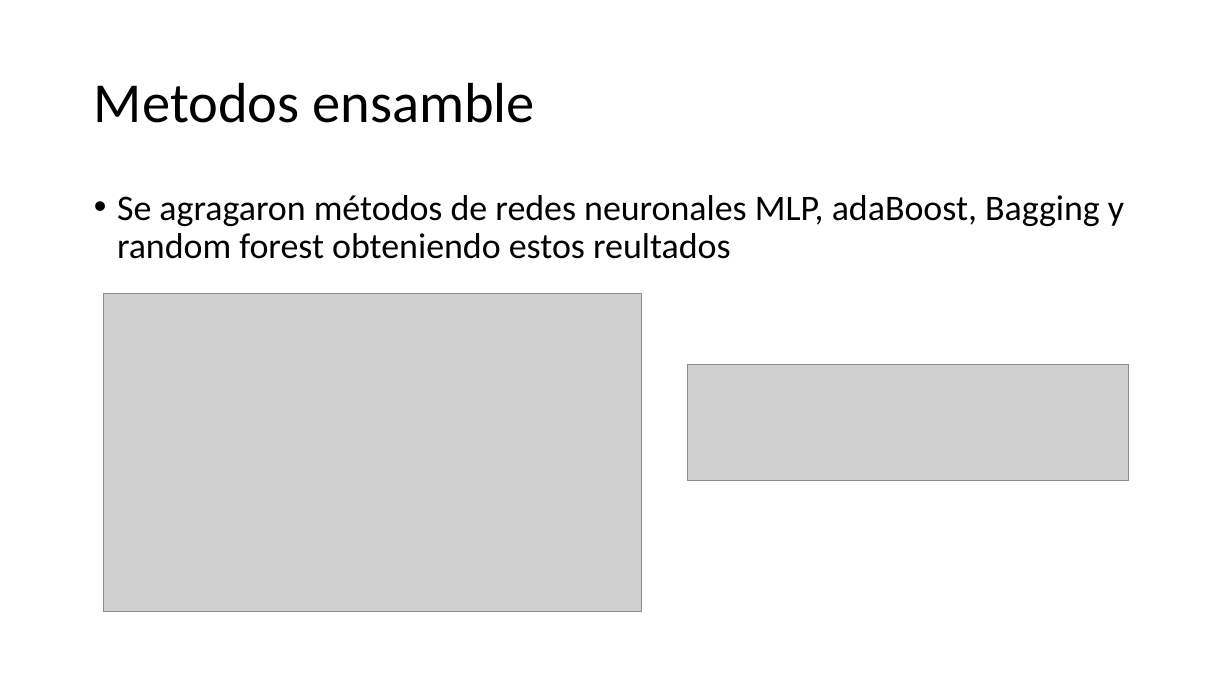
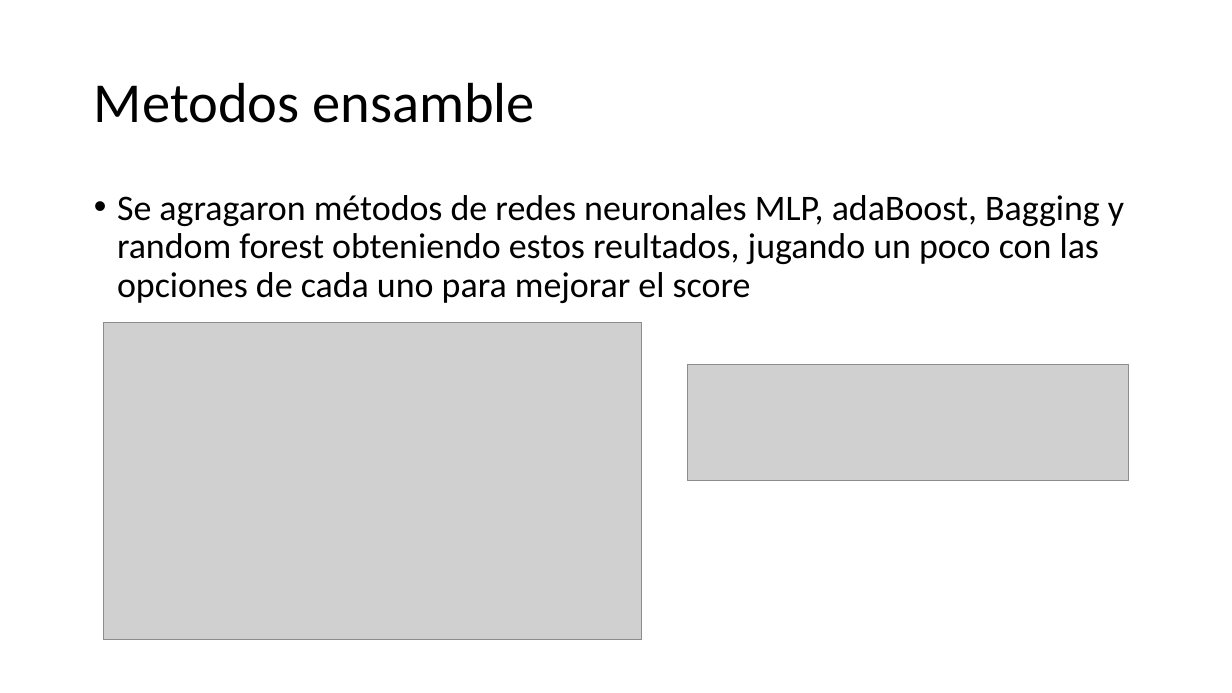
Before and after one commit to alfonsocv12/AILaSalleClass2019, a slide deck: slide 10 of practica2/documentacion.pptx (slide 8 before the commit). Drawn at 1232x693 pixels with LibreOffice and Linux fonts; fonts in the diff are those of the drawing; grey boxes stand for pictures. Boxes give left, top, right and bottom in pixels: in the first picture for what was removed or moved away, otherwise in the second. Text is boxed around its words. In the diff, an @@ line names an element or a change of style, - is before the commit and + after.

```diff
--- a/practica2/documentacion.pptx
+++ b/practica2/documentacion.pptx
@@ text at (117,195,1124,303): text changed @@
-• Se agragaron métodos de redes neuronales MLP, adaBoost, Bagging y random forest obteniendo estos reultados
+• Se agragaron métodos de redes neuronales MLP, adaBoost, Bagging y random forest obteniendo estos reultados, jugando un poco con las opciones de cada uno para mejorar el score
@@ picture: place and size @@
-picture at (103,294,641,612)
+picture at (103,323,641,640)
```
Also in this commit, not shown: 1 other slide changed, 2 slides added, 10 other files.
